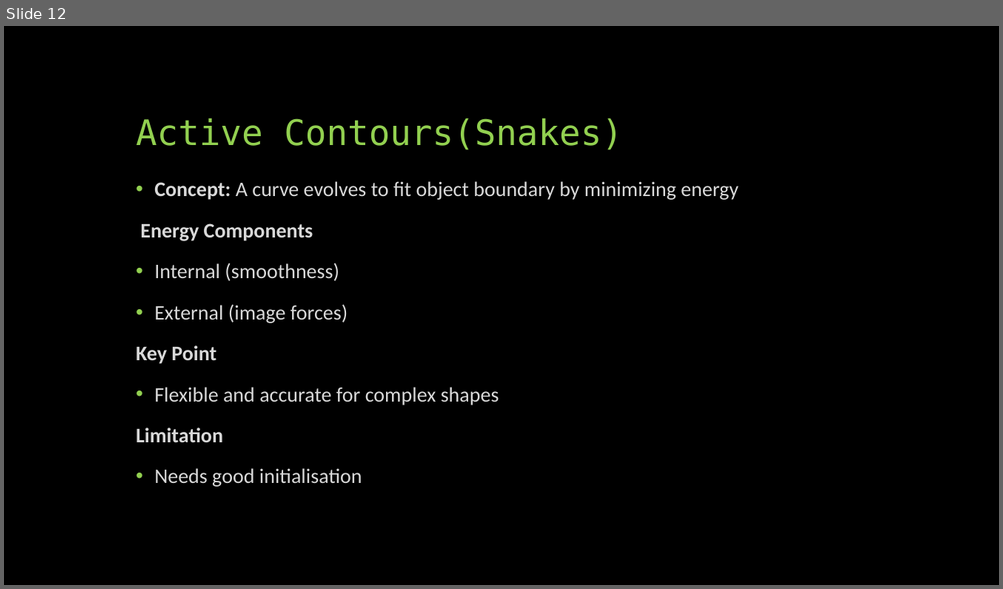
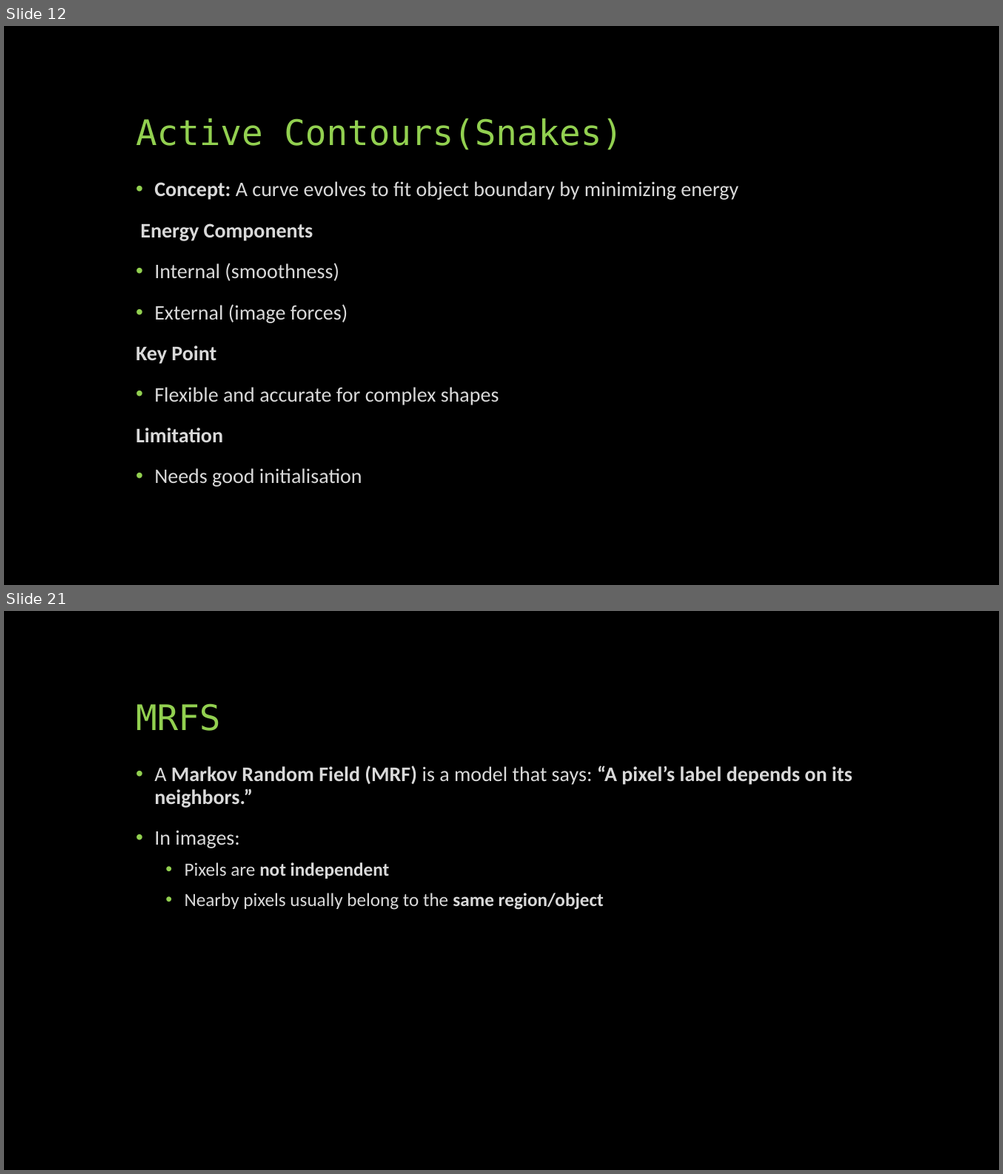
Before and after one commit to SreejithRajan-Lab/Computer-Vision, a slide deck: Presentations/Computer Vision – Module 4 .pptx. Shown one above the other, each under a label of ours: slide 12 before the commit, slides 12 and 21 after it; the slides between them are not shown. The pictures are 1003x589 and 1003x1174 pixels, drawn with LibreOffice and Linux fonts; fonts in the diff are those of the drawing. Boxes give left, top, right and bottom in pixels: in the first picture for what was removed or moved away, otherwise in the second. Text is boxed around its words. In the diff, an @@ line names an element or a change of style, - is before the commit and + after.

```diff
--- a/Presentations/Computer Vision – Module 4 .pptx
+++ b/Presentations/Computer Vision – Module 4 .pptx
@@ slide 21 added at [4, 611, 999, 1170], background #000000 @@
@@ title added at [136, 703, 220, 731], 34 pt, text #92D050 @@
+MRFS
@@ text added at [154, 766, 852, 910], 20 pt, text #D9D9D9, bold @@
+• A Markov Random Field (MRF) is a model that says: “A pixel’s label depends on its neighbors.”
+• In images:
+  • Pixels are not independent
+  • Nearby pixels usually belong to the same region/object
```
Also in this commit, not shown: 19 other slides added, 2 other files.
